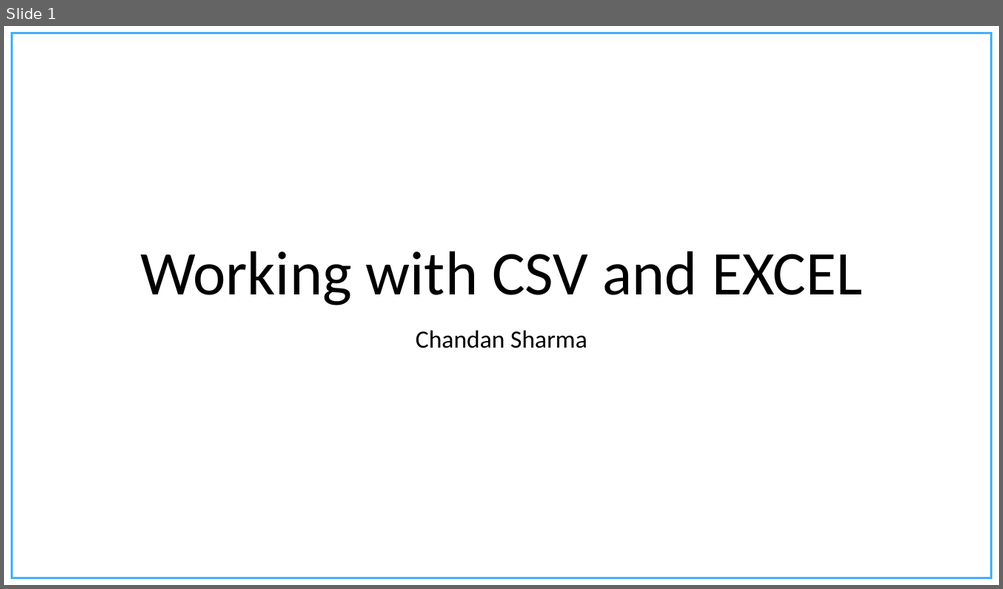
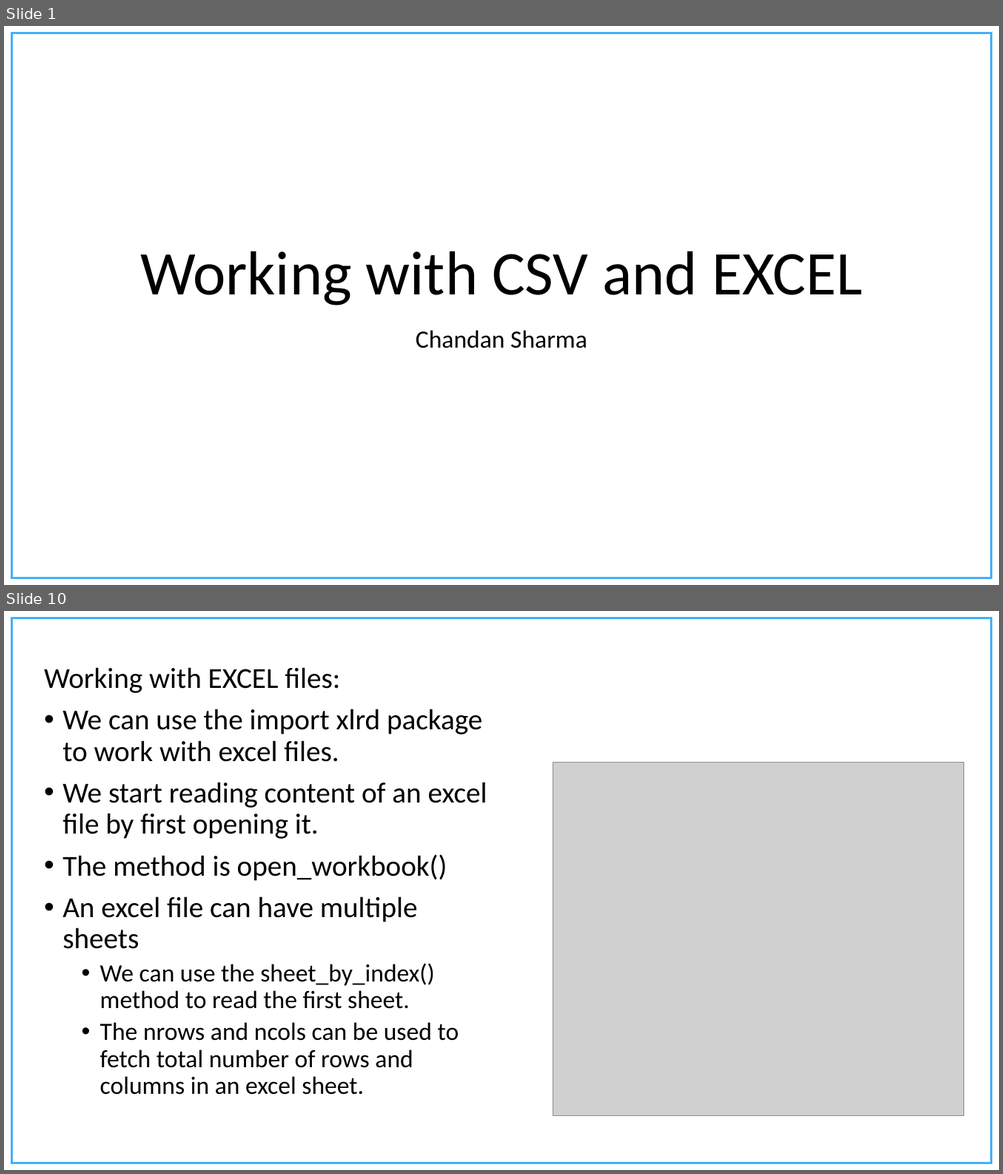
Before and after one commit to chandanNapster/PythonDevWork, a slide deck: Course Material/Presentations/Working with CSV files.pptx. Shown one above the other, each under a label of ours: slide 1 before the commit, slides 1 and 10 after it; the slides between them are not shown. The pictures are 1003x589 and 1003x1174 pixels, drawn with LibreOffice and Linux fonts; fonts in the diff are those of the drawing; grey boxes stand for pictures; background and template pictures are left out. Boxes give left, top, right and bottom in pixels: in the first picture for what was removed or moved away, otherwise in the second. Text is boxed around its words. In the diff, an @@ line names an element or a change of style, - is before the commit and + after.

Commit message:
Working with CSV and EXCEL Data

```diff
--- a/Course Material/Presentations/Working with CSV files.pptx
+++ b/Course Material/Presentations/Working with CSV files.pptx
@@ slide 10 added at (4,611,999,1170), background #FFFFFF; not listed: 1 template element that a slide beside it also shows @@
@@ text added at (44,667,487,1095), 28 pt, text #000000 @@
+Working with EXCEL files:
+• We can use the import xlrd package to work with excel files.
+• We start reading content of an excel file by first opening it.
+• The method is open_workbook()
+• An excel file can have multiple sheets
+  • We can use the sheet_by_index() method to read the first sheet.
+  • The nrows and ncols can be used to fetch total number of rows and columns in an excel sheet.
@@ picture added at (553,763,965,1116) @@
```
Also in this commit, not shown: 15 other slides added, 7 slides removed, 14 other files.
